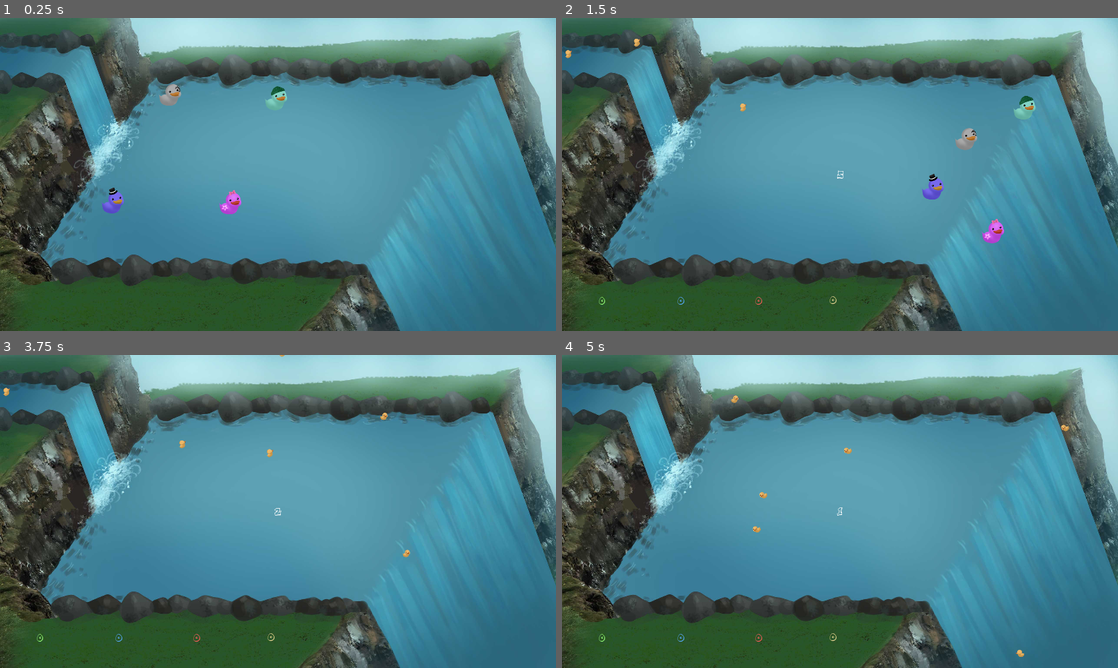
Above: before the commit, frames 1-4 (two rows, left to right).
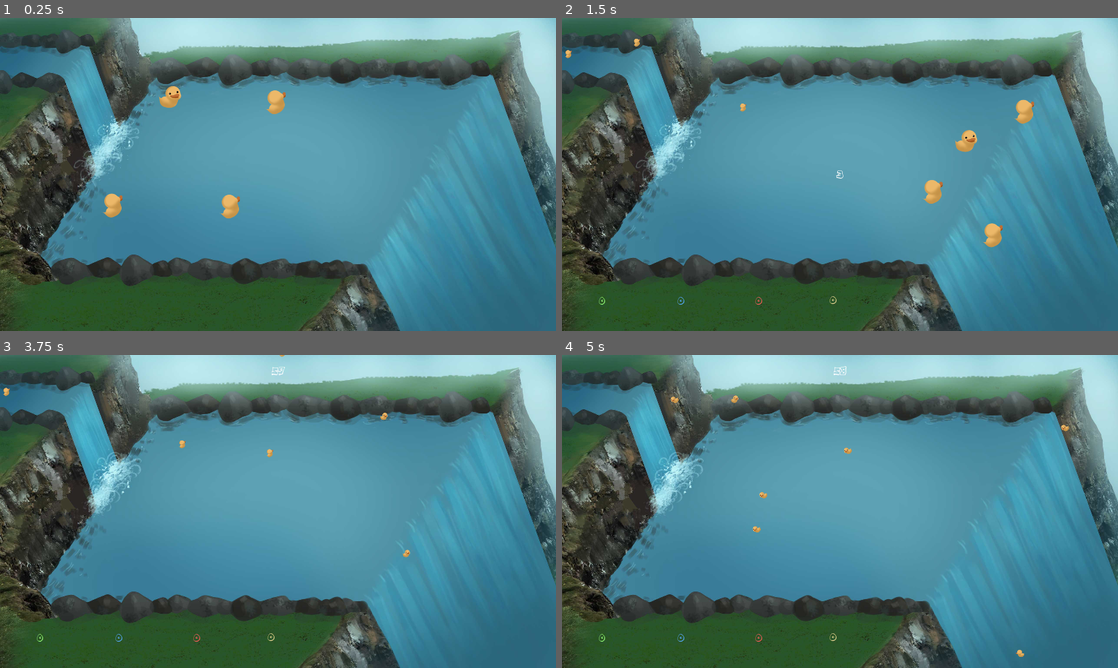
Above: after the commit, the same moments.

Repository: TeamAwesomeTOJam/ducks
Game: Godot game, scene res://Game.tscn
Two runs of this game, one before a commit and one after it. Both use one fixed random seed, a clock stepped at 60 frames per second and the inputs below.
Inputs:
- Up to frame 1 (0.25 s): no input
- Up to frame 2 (1.5 s): tap Enter (p0duck) at 0.5, 0.6, 1.35 s; hold Up (ui_up) 0.53-1.28 s
- Up to frame 3 (3.75 s): hold Up (ui_up) 2.03-3.53 s; tap Enter (p0duck) at 2.1, 2.85, 3.6 s
- Up to frame 4 (5 s): tap Enter (p0duck) at 4.35 s

The runs differ from the first frame. In frame 1, 0.9% of the frame differs, in the area x 18-52%, y 21-64%; in frame 2, 1.0%, in the area x 49-86%, y 24-74%; in frame 3, less than 0.1%; in frame 4, less than 0.1%.

Commit message:
Merging I guess

Diff:
--- a/Duck.gd
+++ b/Duck.gd
@@ -7,9 +7,11 @@
 
 var direction
 var speed
+var override_velocity
 
 var DEFAULT_COLLISION_MASK = 15
 var DEFAULT_COLLISION_LAYER = 15
+var child
 
 enum STATE {
     Playing,
@@ -23,7 +25,6 @@
     direction = Vector2(1, rand_range(-0.2, 0.2)).normalized()
     speed = rand_range(450, 750)
     respawn()
-
 
 func is_duck():
     pass
@@ -55,6 +56,25 @@
         set_applied_force(Vector2(0,0))
 
         state = STATE.Spawning
+
+
+func add_duck(duck, behind):
+    if child:
+        print("can't add duck already have child")
+        return
+    child = duck
+    var new_behind = - self.linear_velocity
+    if new_behind.length() == 0:
+        new_behind = behind
+    var spring = PinJoint2D.new()
+    spring.set_name('joint')
+    duck.set_name('duck')
+    duck.position = new_behind.normalized() * 30
+    self.add_child(duck)
+    duck.set_owner(self)
+    self.add_child(spring)
+    spring.set_node_a('..')
+    spring.set_node_b('../duck')
 
 
 ###
--- /dev/null
+++ b/FollowingDuck.gd
@@ -0,0 +1,40 @@
+extends RigidBody2D
+
+# class member variables go here, for example:
+# var a = 2
+# var b = "textvar"
+var child = null
+
+func count():
+    if child:
+        return child.count() + 1
+    else:
+        return 1
+
+func delete():
+    if child:
+        child.delete()
+    queue_free()
+
+func _ready():
+    # Called every time the node is added to the scene.
+    # Initialization here
+    pass
+
+func add_duck(duck, behind):
+    if child:
+        print("can't add duck already have child")
+        return
+    child = duck
+    var new_behind = - self.linear_velocity
+    if new_behind.length() == 0:
+        new_behind = behind
+    var spring = PinJoint2D.new()
+    spring.set_name('joint')
+    duck.set_name('duck')
+    duck.position = new_behind.normalized() * 30
+    self.add_child(duck)
+    duck.set_owner(self)
+    self.add_child(spring)
+    spring.set_node_a('..')
+    spring.set_node_b('../duck')
--- /dev/null
+++ b/FollowingDuck.tscn
@@ -0,0 +1,56 @@
+[gd_scene load_steps=8 format=2]
+
+[ext_resource path="res://FollowingDuck.gd" type="Script" id=1]
+[ext_resource path="res://Art/Duck/teamawesome_lilduck_right.png" type="Texture" id=2]
+[ext_resource path="res://Art/Duck/teamawesome_lilduck_up.png" type="Texture" id=3]
+[ext_resource path="res://Art/Duck/teamawesome_lilduck_left.png" type="Texture" id=4]
+[ext_resource path="res://Art/Duck/teamawesome_lilduck_down.png" type="Texture" id=5]
+
+[sub_resource type="SpriteFrames" id=1]
+
+animations = [ {
+"frames": [ ExtResource( 2 ), ExtResource( 3 ), ExtResource( 4 ), ExtResource( 5 ) ],
+"loop": true,
+"name": "bottom-right",
+"speed": 5.0
+} ]
+
+[sub_resource type="CircleShape2D" id=2]
+
+custom_solver_bias = 0.0
+radius = 10.0
+
+[node name="Duck" type="RigidBody2D"]
+
+input_pickable = false
+collision_layer = 0
+collision_mask = 0
+mode = 0
+mass = 0.1
+friction = 1.0
+bounce = 0.0
+gravity_scale = 1.0
+custom_integrator = false
+continuous_cd = 0
+contacts_reported = 0
+contact_monitor = false
+sleeping = false
+can_sleep = true
+linear_velocity = Vector2( 0, 0 )
+linear_damp = 10.0
+angular_velocity = 0.0
+angular_damp = -1.0
+script = ExtResource( 1 )
+_sections_unfolded = [ "Collision", "Linear" ]
+
+[node name="AnimatedSprite" type="AnimatedSprite" parent="." index="0"]
+
+frames = SubResource( 1 )
+animation = "bottom-right"
+frame = 3
+playing = true
+_sections_unfolded = [ "Transform" ]
+
+[node name="CollisionShape2D" type="CollisionShape2D" parent="." index="1"]
+
+shape = SubResource( 2 )
--- a/Game.gd
+++ b/Game.gd
@@ -7,10 +7,11 @@
 
 var game_handle_time = null
 var time_remaining = 0.0
+var spawn_timer
 
 var MAX_PLAYERS = 4
-var MAX_TIME_PRE_GAME = 5.0
-var MAX_TIME_GAME = 101.0
+var MAX_TIME_PRE_GAME = 3.0
+var MAX_TIME_GAME = 60.0
 
 enum STATE {
     idle,
@@ -29,7 +30,7 @@
 
 
 func start_game():
-    $HUD.start_game( MAX_TIME_GAME)
+    $HUD.start_game(MAX_TIME_GAME)
     update_state(STATE.game)
 
 
@@ -54,6 +55,7 @@
         time_remaining = MAX_TIME_PRE_GAME
     elif _state == STATE.game:
         time_remaining = MAX_TIME_GAME
+        spawn_timer = 0
 
     state = _state
 
@@ -98,7 +100,19 @@
     if Input.is_action_just_pressed('p0duck'):
         spawn_duck()
 
+    if state == STATE.game:
+        game(delta)
 
+func game(delta):
+    spawn_timer += delta
+    if time_remaining > 10:
+        if spawn_timer > 1:
+            spawn_duck()
+            spawn_timer -= 1
+    elif time_remaining > 0:
+        if spawn_timer > 0.5:
+            spawn_duck()
+            spawn_timer -= 0.5
 
 func _on_ScoringArea_body_entered(body):
     if(body.has_method('entered_score_zone')):
--- a/Player.gd
+++ b/Player.gd
@@ -74,12 +74,17 @@
         state = STATE.Spawning
 
 func add_duck(duck):
+    duck.set_collision_mask(DEFAULT_COLLISION_MASK)
+    duck.set_collision_layer(DEFAULT_COLLISION_LAYER)
+    var behind = - self.linear_velocity
+    if behind.length() == 0:
+        behind = Vector2(0,-1)
     if not tail_duck:
         tail_duck = duck
         var spring = PinJoint2D.new()
         spring.set_name('spring')
         duck.set_name('duck')
-        duck.position = Vector2(0,50)
+        duck.position = behind.normalized() * 50
         self.add_child(duck)
         duck.set_owner(self)
         self.add_child(spring)
@@ -90,7 +95,7 @@
         #spring.set_damping(1)
         #spring.set_rest_length(0)
     else:
-        tail_duck.add_duck(duck)
+        tail_duck.add_duck(duck, behind)
         tail_duck = duck
 
 ###
@@ -148,9 +153,6 @@
         $AnimatedSprite.animation = "p" + str(PLAYER_NUMBER) + "_down"
     elif impulse_vector.y < 0 and impulse_vector.y < impulse_vector.x:
         $AnimatedSprite.animation = "p" + str(PLAYER_NUMBER) + "_up"
-
-    #if Input.is_action_just_pressed(get_action('duck')):
-    #    add_duck(Duck.instance())
 
 
 func scoring(delta):
@@ -222,4 +224,5 @@
 
 func _on_DuckCaptureArea_body_entered(body):
     if body.has_method('is_duck'):
-        pass
+        body.queue_free()
+        add_duck(Duck.instance())
--- a/Player.tscn
+++ b/Player.tscn
@@ -1,110 +1,33 @@
-[gd_scene load_steps=22 format=2]
+[gd_scene load_steps=10 format=2]
 
 [ext_resource path="res://Player.gd" type="Script" id=1]
-[ext_resource path="res://Duck.tscn" type="PackedScene" id=2]
-[ext_resource path="res://Art/Player/teamawesome_green_duck_right.png" type="Texture" id=3]
-[ext_resource path="res://Art/Player/teamawesome_purplegentledude_duck_right.png" type="Texture" id=4]
-[ext_resource path="res://Art/Player/teamawesome_purplegentledude_duck_up.png" type="Texture" id=5]
-[ext_resource path="res://Art/Player/teamawesome_pinky_duck_down.png" type="Texture" id=6]
-[ext_resource path="res://Art/Player/teamawesome_miketyson_duck_down.png" type="Texture" id=7]
-[ext_resource path="res://Art/Player/teamawesome_miketyson_duck_up.png" type="Texture" id=8]
-[ext_resource path="res://Art/Player/teamawesome_pinky_duck_left.png" type="Texture" id=9]
-[ext_resource path="res://Art/Player/teamawesome_pinky_duck_right.png" type="Texture" id=10]
-[ext_resource path="res://Art/Player/teamawesome_green_duck_down.png" type="Texture" id=11]
-[ext_resource path="res://Art/Player/teamawesome_purplegentledude_duck_left.png" type="Texture" id=12]
-[ext_resource path="res://Art/Player/teamawesome_pinky_duck_up.png" type="Texture" id=13]
-[ext_resource path="res://Art/Player/teamawesome_green_duck_left.png" type="Texture" id=14]
-[ext_resource path="res://Art/Player/teamawesome_purplegentledude_duck_down.png" type="Texture" id=15]
-[ext_resource path="res://Art/Player/teamawesome_miketyson_duck_left.png" type="Texture" id=16]
-[ext_resource path="res://Art/Player/teamawesome_green_duck_up.png" type="Texture" id=17]
-[ext_resource path="res://Art/Player/teamawesome_miketyson_duck_right.png" type="Texture" id=18]
+[ext_resource path="res://FollowingDuck.tscn" type="PackedScene" id=2]
+[ext_resource path="res://Art/Player/teamawesome_default_duck_left.png" type="Texture" id=3]
+[ext_resource path="res://Art/Player/teamawesome_default_duck_right.png" type="Texture" id=4]
+[ext_resource path="res://Art/Player/teamawesome_default_duck_down.png" type="Texture" id=5]
+[ext_resource path="res://Art/Player/teamawesome_default_duck_up.png" type="Texture" id=6]
 
 [sub_resource type="SpriteFrames" id=1]
 
 animations = [ {
-"frames": [  ],
-"loop": true,
-"name": "New Anim",
-"speed": 5.0
-}, {
 "frames": [ ExtResource( 3 ) ],
 "loop": true,
-"name": "p3_right",
+"name": "p0_left",
 "speed": 5.0
 }, {
 "frames": [ ExtResource( 4 ) ],
 "loop": true,
-"name": "p1_right",
+"name": "p0_right",
 "speed": 5.0
 }, {
 "frames": [ ExtResource( 5 ) ],
 "loop": true,
-"name": "p1_up",
+"name": "p0_down",
 "speed": 5.0
 }, {
 "frames": [ ExtResource( 6 ) ],
 "loop": true,
-"name": "p2_down",
-"speed": 5.0
-}, {
-"frames": [ ExtResource( 7 ) ],
-"loop": true,
-"name": "p0_down",
-"speed": 5.0
-}, {
-"frames": [ ExtResource( 8 ) ],
-"loop": true,
 "name": "p0_up",
-"speed": 5.0
-}, {
-"frames": [ ExtResource( 9 ) ],
-"loop": true,
-"name": "p2_left",
-"speed": 5.0
-}, {
-"frames": [ ExtResource( 10 ) ],
-"loop": true,
-"name": "p2_right",
-"speed": 5.0
-}, {
-"frames": [ ExtResource( 11 ) ],
-"loop": true,
-"name": "p3_down",
-"speed": 5.0
-}, {
-"frames": [ ExtResource( 12 ) ],
-"loop": true,
-"name": "p1_left",
-"speed": 5.0
-}, {
-"frames": [ ExtResource( 13 ) ],
-"loop": true,
-"name": "p2_up",
-"speed": 5.0
-}, {
-"frames": [ ExtResource( 14 ) ],
-"loop": true,
-"name": "p3_left",
-"speed": 5.0
-}, {
-"frames": [ ExtResource( 15 ) ],
-"loop": true,
-"name": "p1_down",
-"speed": 5.0
-}, {
-"frames": [ ExtResource( 16 ) ],
-"loop": true,
-"name": "p0_left",
-"speed": 5.0
-}, {
-"frames": [ ExtResource( 17 ) ],
-"loop": true,
-"name": "p3_up",
-"speed": 5.0
-}, {
-"frames": [ ExtResource( 18 ) ],
-"loop": true,
-"name": "p0_right",
 "speed": 5.0
 } ]
 
@@ -152,7 +75,6 @@
 
 frames = SubResource( 1 )
 animation = "p0_up"
-offset = Vector2( 0, -20 )
 
 [node name="CollisionShape2D" type="CollisionShape2D" parent="." index="1"]
 
@@ -160,6 +82,7 @@
 
 [node name="DuckCaptureArea" type="Area2D" parent="." index="2"]
 
+editor/display_folded = true
 input_pickable = true
 gravity_vec = Vector2( 0, 1 )
 gravity = 98.0
